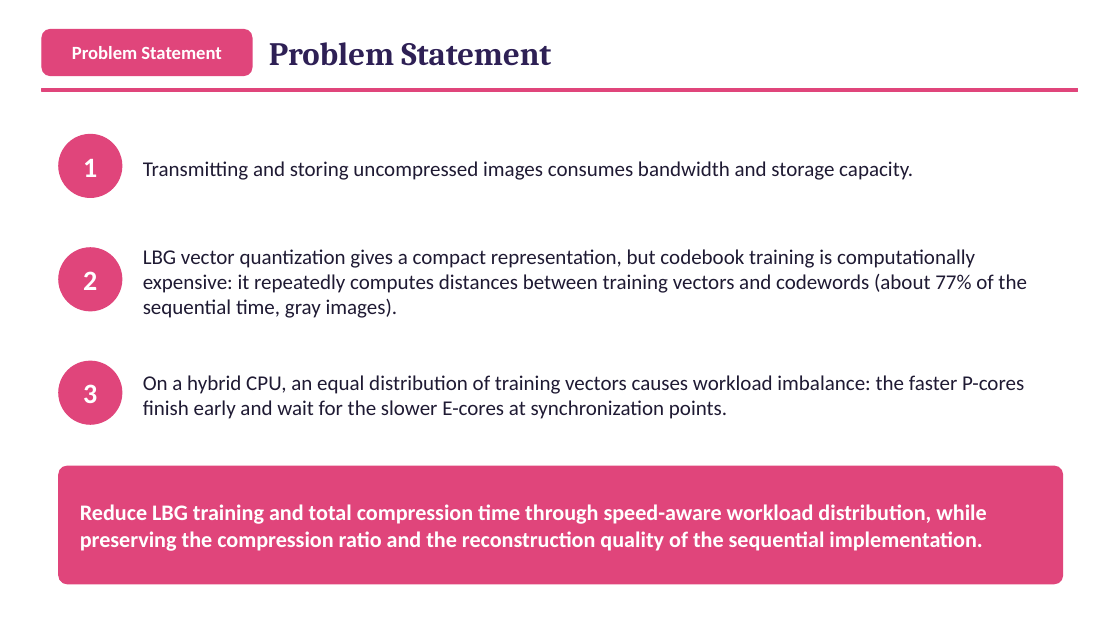
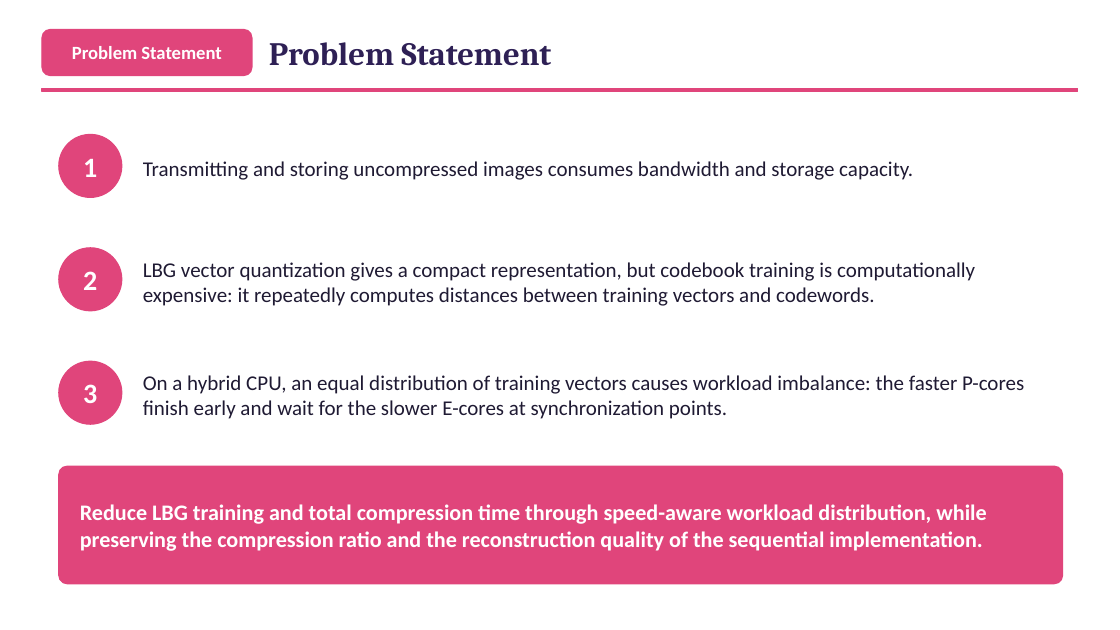
Before and after one commit to ibtihal-cpu/mihk, a slide deck: slide 8 of results/seminar/figs/Seminar_Ibtihal_FINAL.pptx. Drawn at 1120x630 pixels with LibreOffice and Linux fonts; fonts in the diff are those of the drawing. Boxes give left, top, right and bottom in pixels: in the first picture for what was removed or moved away, otherwise in the second. Text is boxed around its words. In the diff, an @@ line names an element or a change of style, - is before the commit and + after.

```diff
--- a/results/seminar/figs/Seminar_Ibtihal_FINAL.pptx
+++ b/results/seminar/figs/Seminar_Ibtihal_FINAL.pptx
@@ text at (143,262,975,306): text changed @@
-LBG vector quantization gives a compact representation, but codebook training is computationally expensive: it repeatedly computes distances between training vectors and codewords (about 77% of the sequential time, gray images).
+LBG vector quantization gives a compact representation, but codebook training is computationally expensive: it repeatedly computes distances between training vectors and codewords.
```
Also in this commit, not shown: 2 other slides changed, 3 other files.
